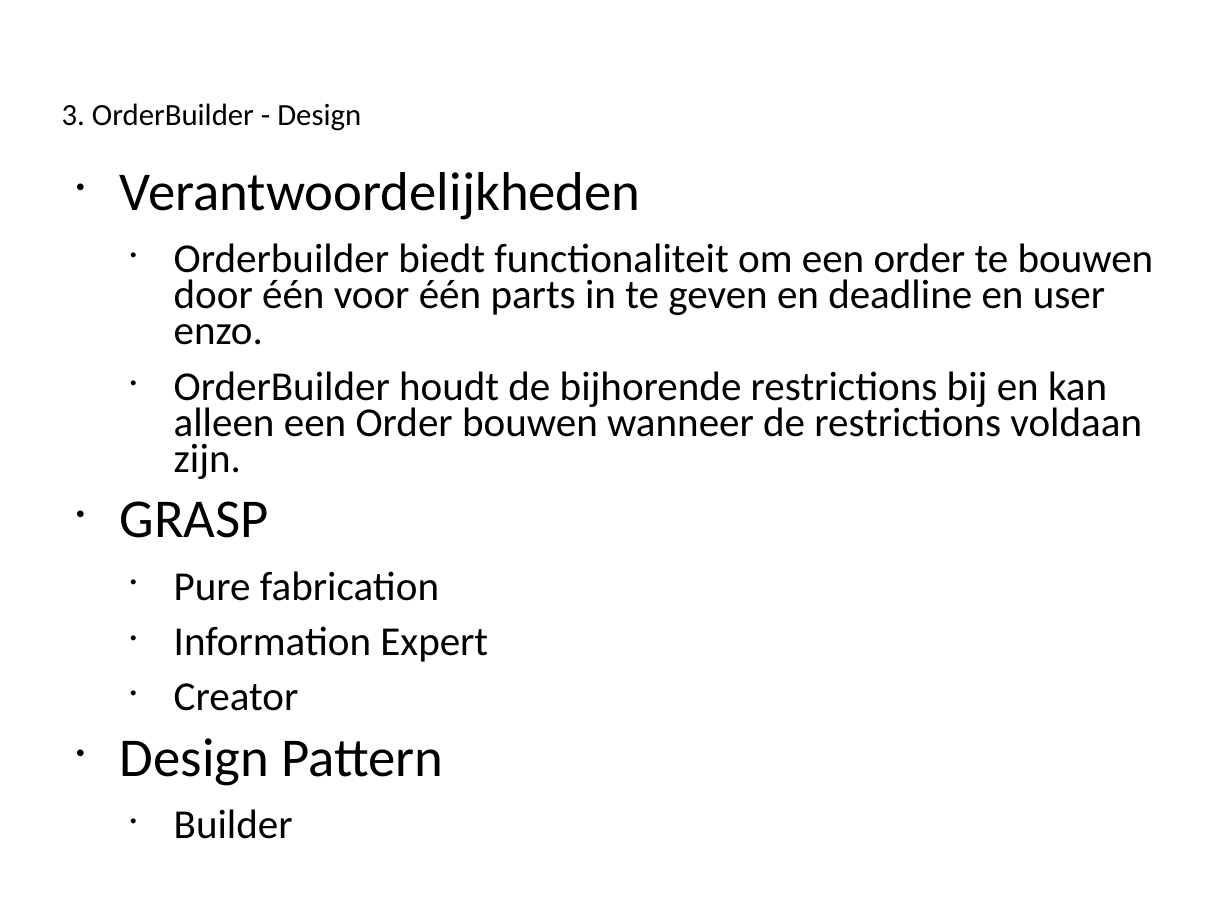
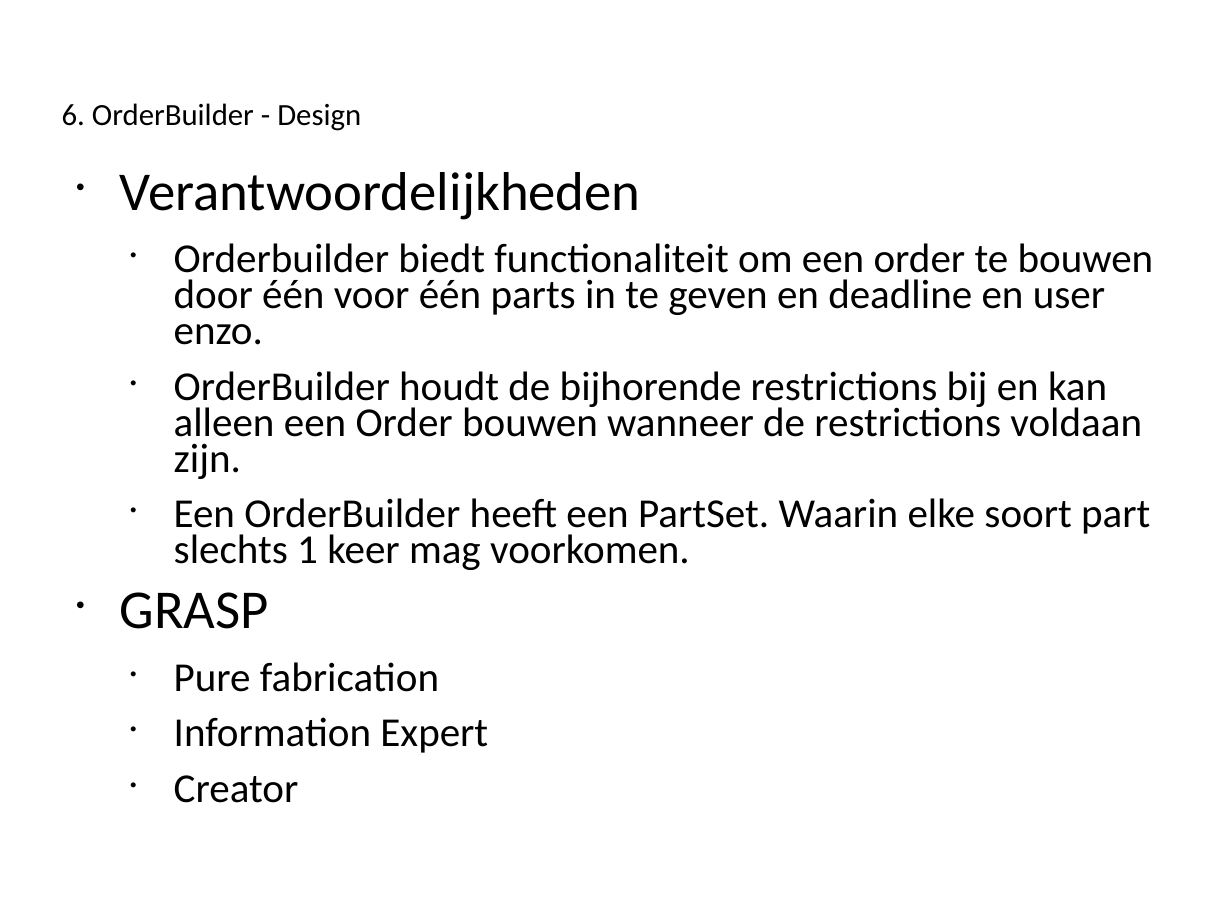
Before and after one commit to Novarg1/SWOP21, a slide deck: slide 15 of presentatie/Presentatie_Iteratie3_aanpassingenWonne21h59.ppt (slide 9 before the commit). Drawn at 1232x924 pixels with LibreOffice and Linux fonts; fonts in the diff are those of the drawing. Boxes give left, top, right and bottom in pixels: in the first picture for what was removed or moved away, otherwise in the second. Text is boxed around its words. In the diff, an @@ line names an element or a change of style, - is before the commit and + after.

```diff
--- a/presentatie/Presentatie_Iteratie3_aanpassingenWonne21h59.ppt
+++ b/presentatie/Presentatie_Iteratie3_aanpassingenWonne21h59.ppt
@@ title at <box>62,103,361,131</box>: text changed @@
-3. OrderBuilder - Design
+6. OrderBuilder - Design
@@ text at <box>174,498,1150,570</box>: paragraph added @@
+  • Een OrderBuilder heeft een PartSet. Waarin elke soort part slechts 1 keer mag voorkomen.
@@ text at <box>120,738,443,839</box>: paragraphs removed @@
-• Design Pattern
-  • Builder
```
Also in this commit, not shown: 18 other slides changed, 1 slide added.
